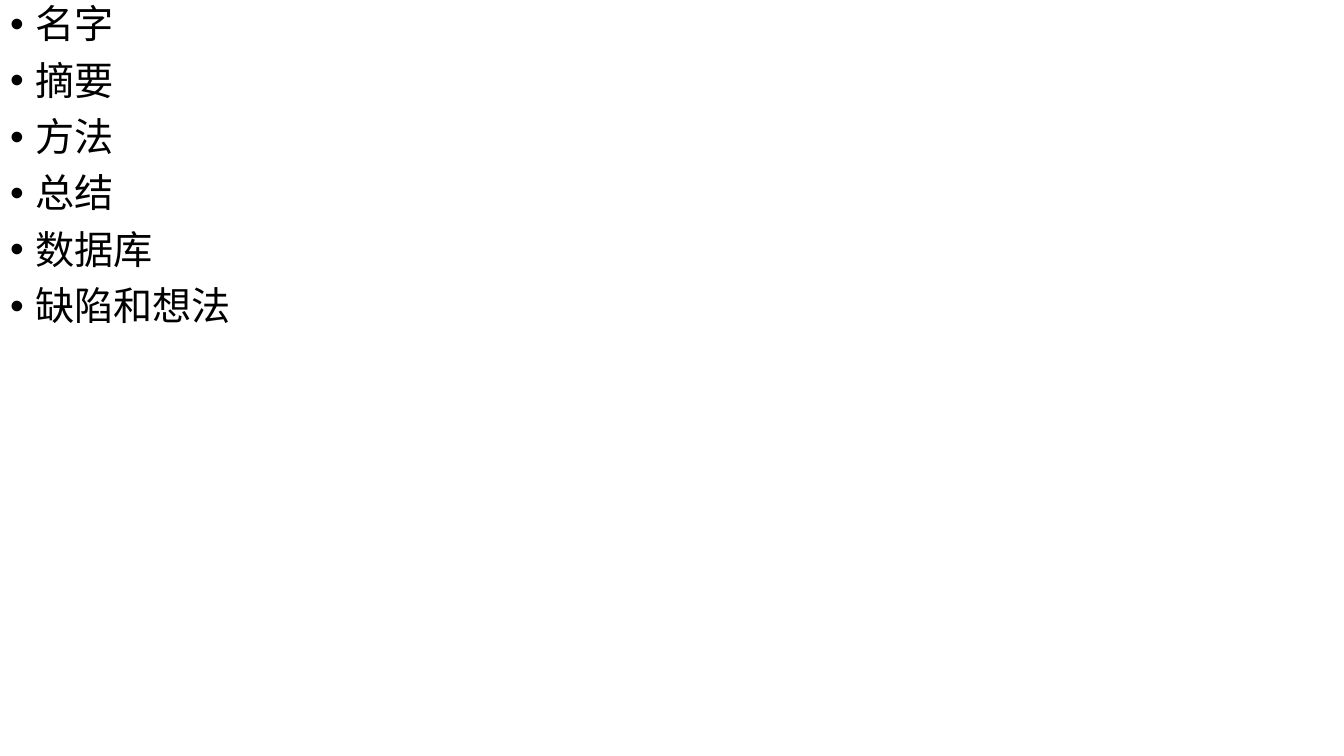
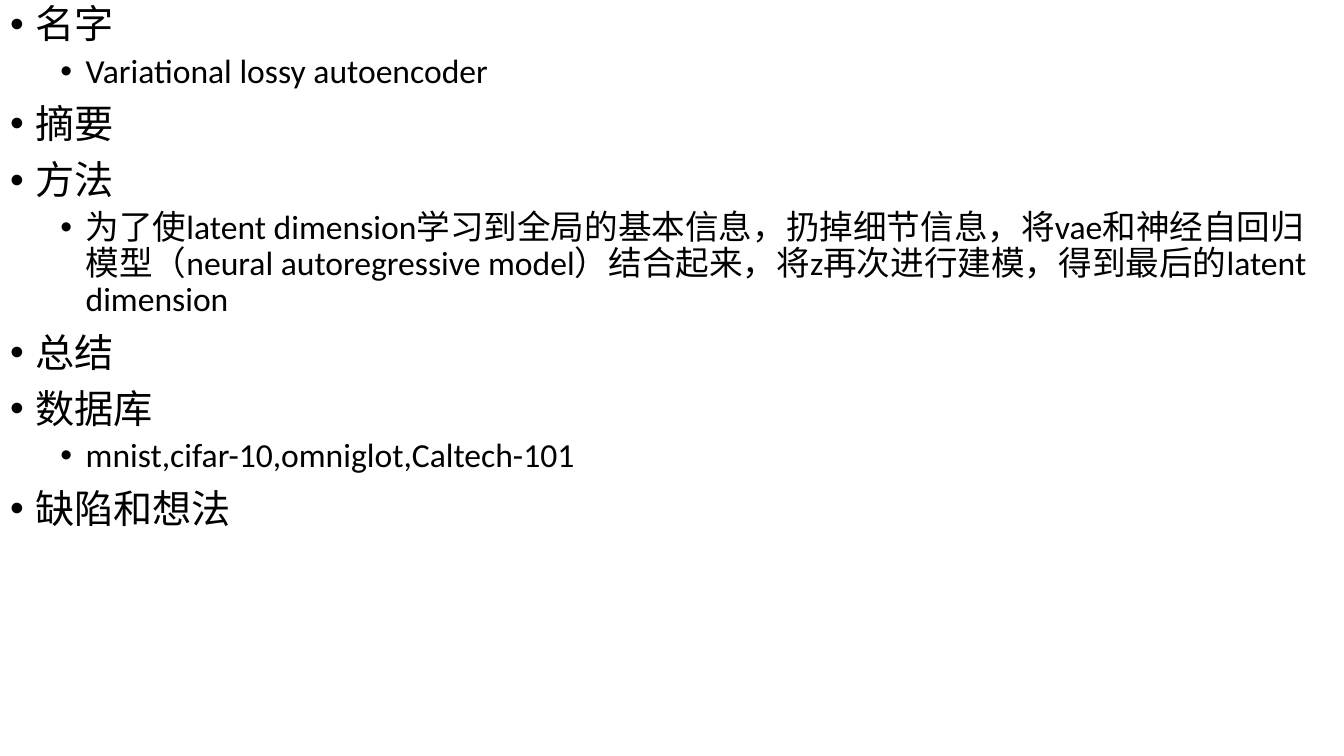
Before and after one commit to IqaHaziqah/on_the_way, a slide deck: slide 5 of aaon_the_way/a-mydoc/长期维护.pptx. Drawn at 1344x756 pixels with LibreOffice and Linux fonts; fonts in the diff are those of the drawing. Boxes give left, top, right and bottom in pixels: in the first picture for what was removed or moved away, otherwise in the second. Text is boxed around its words. In the diff, an @@ line names an element or a change of style, - is before the commit and + after.

```diff
--- a/aaon_the_way/a-mydoc/长期维护.pptx
+++ b/aaon_the_way/a-mydoc/长期维护.pptx
@@ text at box(86, 59, 487, 89): paragraph added @@
+  • Variational lossy autoencoder
@@ text at box(86, 211, 1306, 312): paragraph added @@
+  • 为了使latent dimension学习到全局的基本信息，扔掉细节信息，将vae和神经自回归模型（neural autoregressive model）结合起来，将z再次进行建模，得到最后的latent dimension
@@ text at box(86, 443, 575, 473): paragraph added @@
+  • mnist,cifar-10,omniglot,Caltech-101
```
Also in this commit, not shown: 2 slides added, 40 other files.
